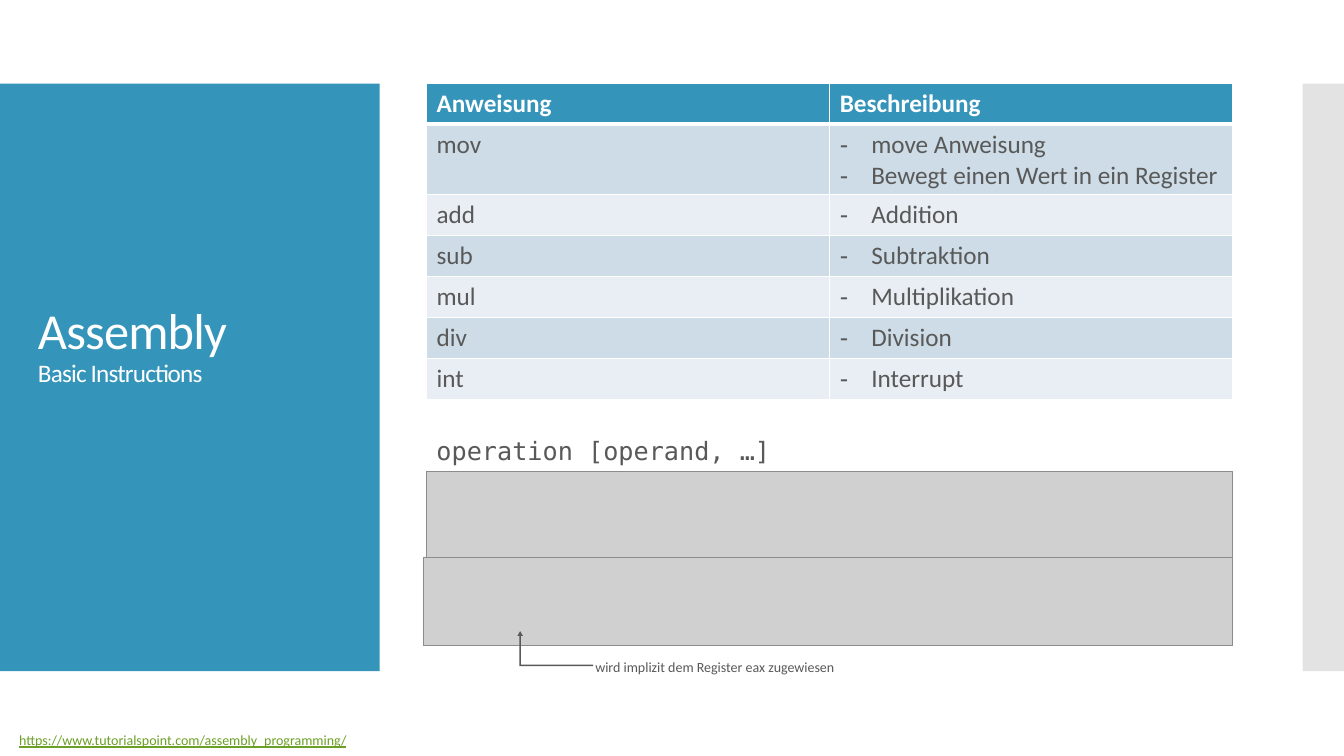
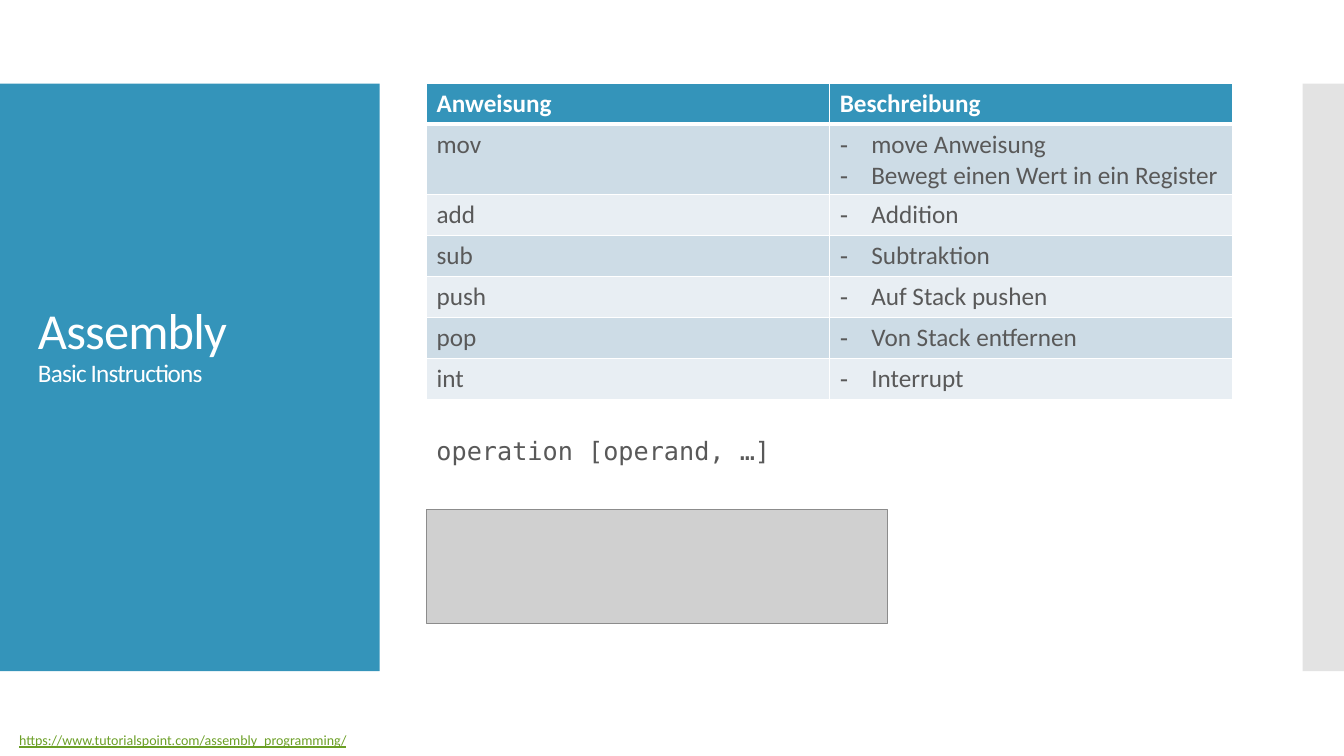
Before and after one commit to christopherchristensen/assembler, a slide deck: slide 6 of docs/ppt/presentation.pptx. Drawn at 1344x756 pixels with LibreOffice and Linux fonts; fonts in the diff are those of the drawing; grey boxes stand for pictures. Boxes give left, top, right and bottom in pixels: in the first picture for what was removed or moved away, otherwise in the second. Text is boxed around its words. In the diff, an @@ line names an element or a change of style, - is before the commit and + after.

```diff
--- a/docs/ppt/presentation.pptx
+++ b/docs/ppt/presentation.pptx
@@ table at (426, 84, 1233, 399) @@
-row 5, column 1: mul
+row 5, column 1: push
-row 5, column 2: Multiplikation
+row 5, column 2: Auf Stack pushen
-row 6, column 1: div
+row 6, column 1: pop
-row 6, column 2: Division
+row 6, column 2: Von Stack entfernen
@@ picture: place and size @@
-picture at (426, 471, 1233, 558)
+picture at (426, 509, 887, 623)
@@ picture removed at (423, 558, 1233, 646) @@
@@ bent up arrow removed at (517, 631, 593, 666) @@
@@ text removed at (595, 662, 834, 675) @@
-wird implizit dem Register eax zugewiesen
```
Also in this commit, not shown: 9 other files.
